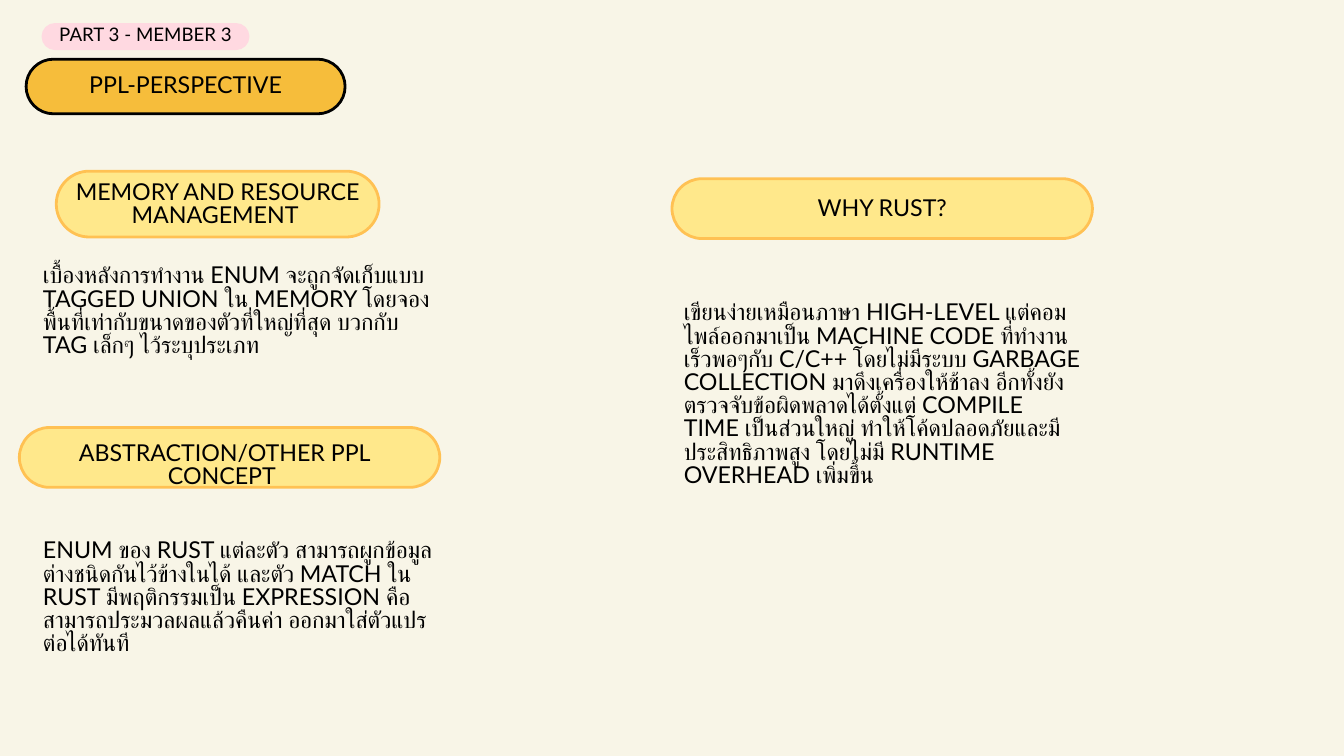
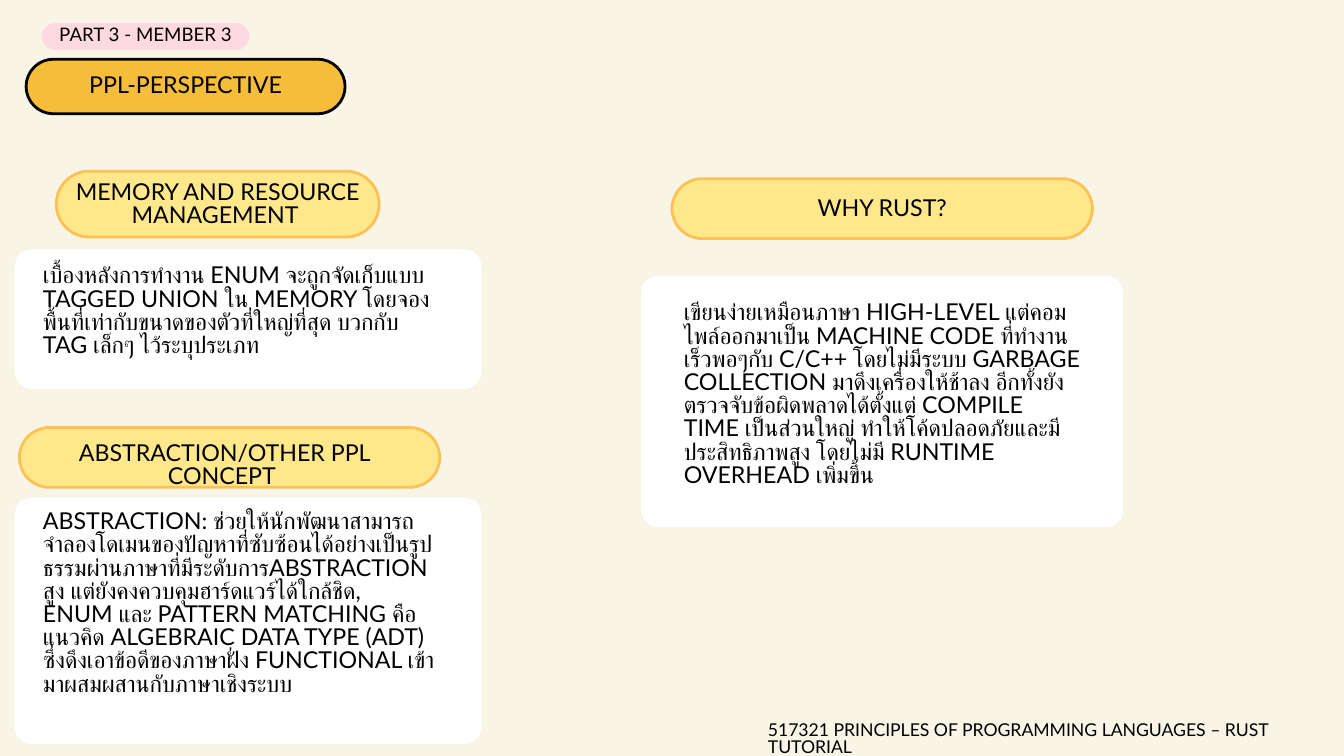
Before and after one commit to 670710143/rust-tutorial-2569, a slide deck: slide 44 of 09-enums-pattern-matching/Presentation/กลุ่มที่ 9 - Enums & Pattern Matching.pptx (slide 41 before the commit). Drawn at 1344x756 pixels with LibreOffice and Linux fonts; fonts in the diff are those of the drawing. Boxes give left, top, right and bottom in pixels: in the first picture for what was removed or moved away, otherwise in the second. Text is boxed around its words. In the diff, an @@ line names an element or a change of style, - is before the commit and + after.

```diff
--- a/09-enums-pattern-matching/Presentation/กลุ่มที่ 9 - Enums & Pattern Matching.pptx
+++ b/09-enums-pattern-matching/Presentation/กลุ่มที่ 9 - Enums & Pattern Matching.pptx
@@ freeform shape added at (15, 249, 481, 389), fill #FFFFFF @@
@@ freeform shape added at (642, 276, 1123, 528), fill #FFFFFF @@
@@ freeform shape added at (15, 498, 481, 744), fill #FFFFFF @@
@@ text added at (43, 511, 434, 693), 24.9 pt, text #000000 @@
+ABSTRACTION: ช่วยให้นักพัฒนาสามารถจำลองโดเมนของปัญหาที่ซับซ้อนได้อย่างเป็นรูปธรรมผ่านภาษาที่มีระดับการABSTRACTION สูง แต่ยังคงควบคุมฮาร์ดแวร์ได้ใกล้ชิด, ENUM และ PATTERN MATCHING คือแนวคิด ALGEBRAIC DATA TYPE (ADT) ซึ่งดึงเอาข้อดีของภาษาฝั่ง FUNCTIONAL เข้ามาผสมผสานกับภาษาเชิงระบบ
@@ text removed at (43, 540, 432, 652) @@
-ENUM ของ RUST แต่ละตัว สามารถผูกข้อมูลต่างชนิดกันไว้ข้างในได้ และตัว MATCH ใน RUST มีพฤติกรรมเป็น EXPRESSION คือสามารถประมวลผลแล้วคืนค่า ออกมาใส่ตัวแปรต่อได้ทันที
@@ text added at (768, 723, 1269, 753), 18.9 pt, text #000000 @@
+517321 PRINCIPLES OF PROGRAMMING LANGUAGES – RUST TUTORIAL
```
Also in this commit, not shown: 18 other slides changed, 4 slides added, 5 slides removed.
